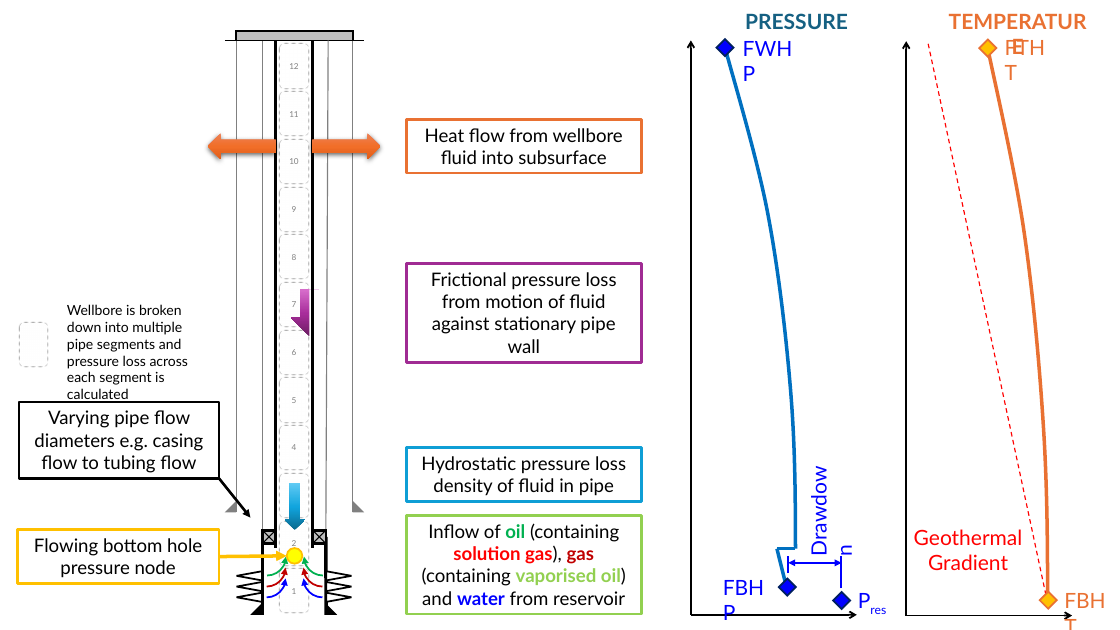
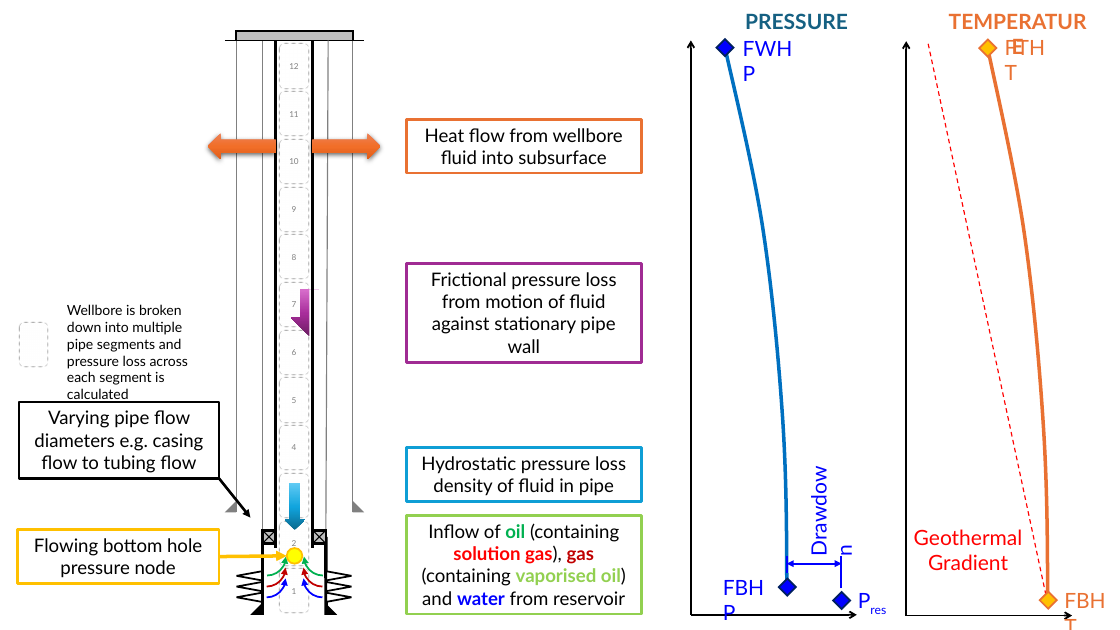
Before and after one commit to pkirkham/pkirkham.github.io, a slide deck: slide 1 of images/Analysis/multiphase-pipe-flow/figures.pptx. Drawn at 1120x630 pixels with LibreOffice and Linux fonts; fonts in the diff are those of the drawing. Boxes give left, top, right and bottom in pixels: in the first picture for what was removed or moved away, otherwise in the second. Text is boxed around its words. In the diff, an @@ line names an element or a change of style, - is before the commit and + after.

```diff
--- a/images/Analysis/multiphase-pipe-flow/figures.pptx
+++ b/images/Analysis/multiphase-pipe-flow/figures.pptx
@@ freeform shape: place and size @@
-freeform shape at (725, 48, 796, 549)
+freeform shape at (725, 48, 787, 587)
@@ line removed from (777, 549) to (796, 549) @@
@@ line removed from (777, 549) to (786, 587) @@
```
Also in this commit, not shown: 1 other file.
